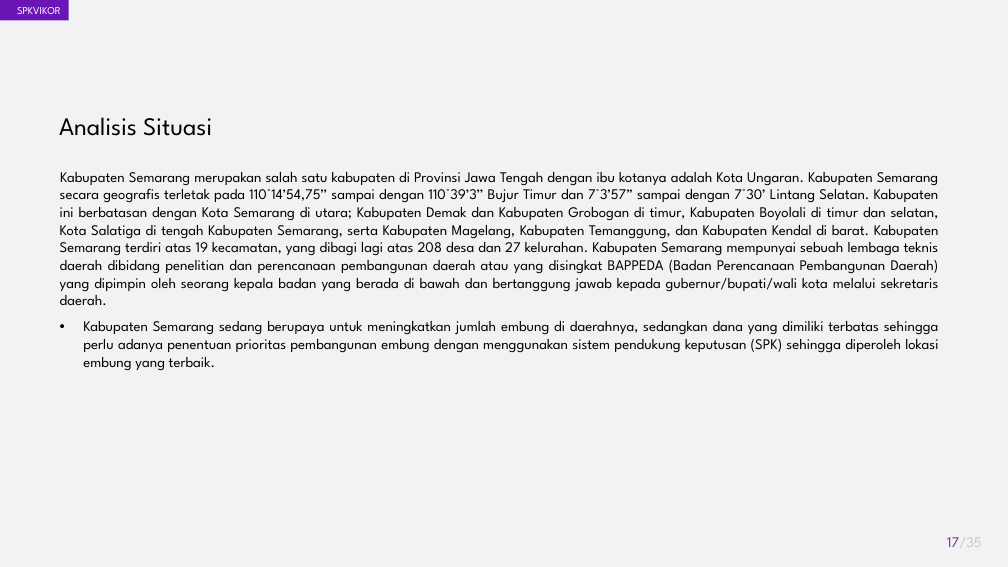
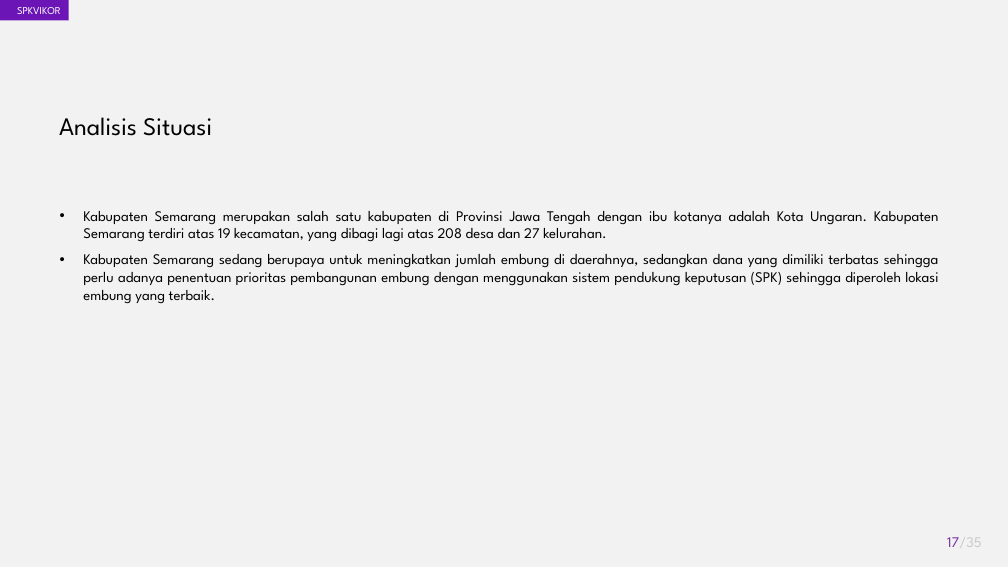
Before and after one commit to akhmadali7/TugasAkhir, a slide deck: slide 17 of PPT - TA - Akhmad Ali Sajidin.pptx. Drawn at 1008x567 pixels with LibreOffice and Linux fonts; fonts in the diff are those of the drawing. Boxes give left, top, right and bottom in pixels: in the first picture for what was removed or moved away, otherwise in the second. Text is boxed around its words. In the diff, an @@ line names an element or a change of style, - is before the commit and + after.

Commit message:
update ppt

```diff
--- a/PPT - TA - Akhmad Ali Sajidin.pptx
+++ b/PPT - TA - Akhmad Ali Sajidin.pptx
@@ text "Kabupaten Semarang merupakan salah satu ...": place and size @@
-text "Kabupaten Semarang merupakan salah satu ..." at box(60, 172, 939, 371)
+text "Kabupaten Semarang merupakan salah satu ..." at box(83, 211, 939, 304)
@@ text at box(83, 211, 939, 242): text changed @@
-Kabupaten Semarang merupakan salah satu kabupaten di Provinsi Jawa Tengah dengan ibu kotanya adalah Kota Ungaran. Kabupaten Semarang secara geografis terletak pada 110°14’54,75’’ sampai dengan 110°39’3’’ Bujur Timur dan 7°3’57” sampai dengan 7°30’ Lintang Selatan. Kabupaten ini berbatasan dengan Kota Semarang di utara; Kabupaten Demak dan Kabupaten Grobogan di timur, Kabupaten Boyolali di timur dan selatan, Kota Salatiga di tengah Kabupaten Semarang, serta Kabupaten Magelang, Kabupaten Temanggung, dan Kabupaten Kendal di barat. Kabupaten Semarang terdiri atas 19 kecamatan, yang dibagi lagi atas 208 desa dan 27 kelurahan. Kabupaten Semarang mempunyai sebuah lembaga teknis daerah dibidang penelitian dan perencanaan pembangunan daerah atau yang disingkat BAPPEDA (Badan Perencanaan Pembangunan Daerah) yang dipimpin oleh seorang kepala badan yang berada di bawah dan bertanggung jawab kepada gubernur/bupati/wali kota melalui sekretaris daerah.
+• Kabupaten Semarang merupakan salah satu kabupaten di Provinsi Jawa Tengah dengan ibu kotanya adalah Kota Ungaran. Kabupaten Semarang terdiri atas 19 kecamatan, yang dibagi lagi atas 208 desa dan 27 kelurahan.
```
Also in this commit, not shown: 3 other slides changed, 1 other file.
